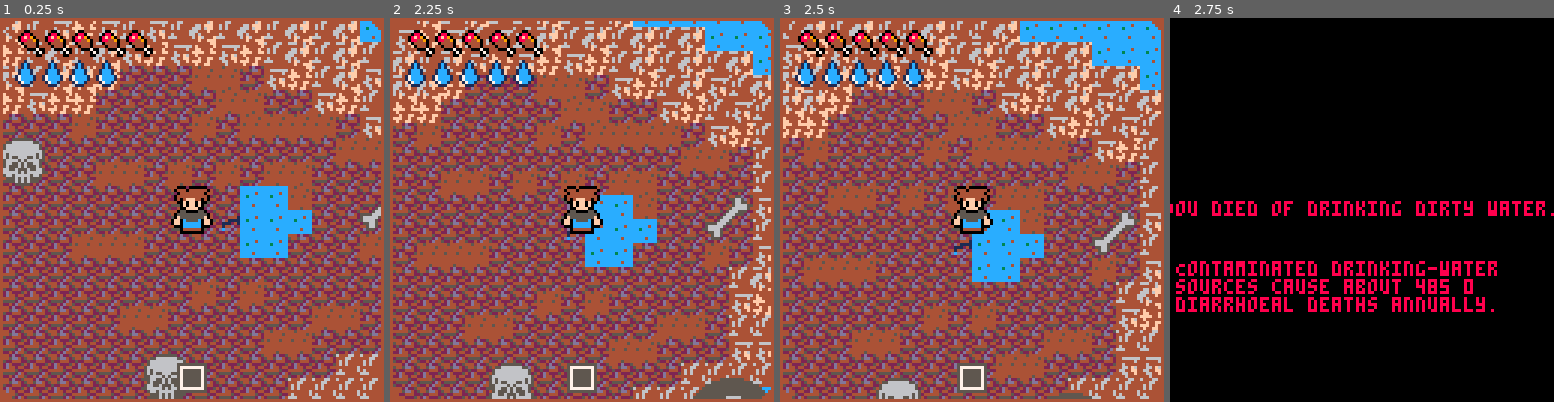
Above: before the commit, frames 1-4 (left to right).
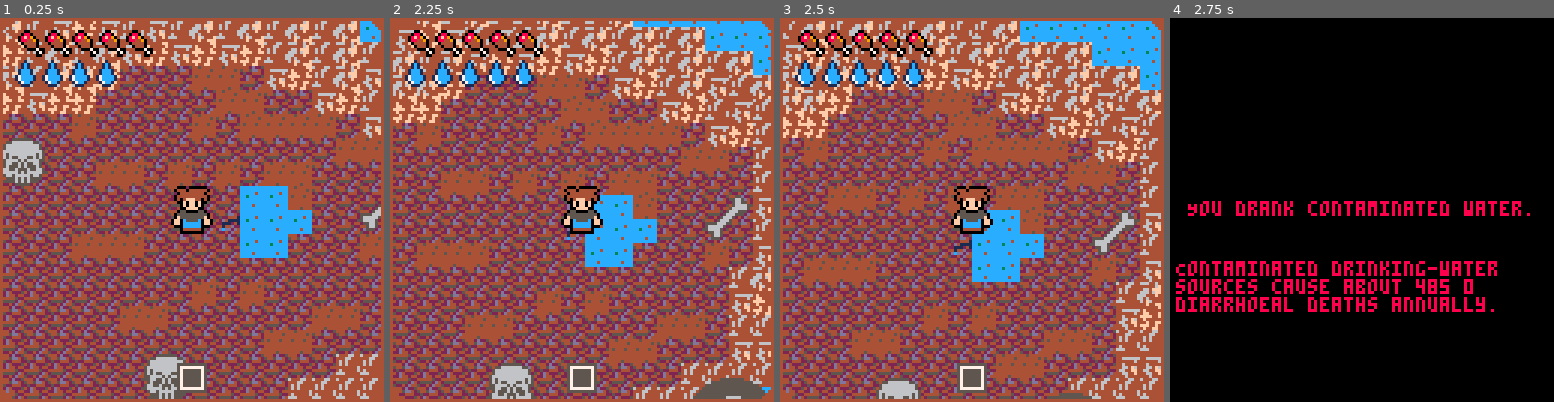
Above: after the commit, the same moments.

Repository: lucaslng/jamhacks-climatastrophe
Game: PICO-8 cartridge climate-collapse.p8
The game is run twice, just before and just after one commit, with the same random seed, the same clock (stepped at 60 frames per second) and the same inputs.
Inputs:
- Up to frame 1 (0.25 s): no input
- Up to frame 2 (2.25 s): tap O (Z key) at 0.7, 1.7, 2.1 s; hold Right 1.6-2.1 s; hold Up from 2.15 s (still down)
- Up to frame 3 (2.5 s): release Up at 2.42 s; hold Right from 2.47 s (still down)
- Up to frame 4 (2.75 s): keep holding Right; tap O (Z key) at 2.5 s

Frames 1-3 are identical in both runs. In frame 4, 1.4% of the frame differs, in the area x 0-100%, y 47-52%.

Commit message:
bad water message centered; minor string fixes

Diff:
--- a/climate-collapse.p8
+++ b/climate-collapse.p8
@@ -23,9 +23,9 @@
 -- facts are all found by ChatGPT --
 
 funFactsHunger = {
-"Undernutrition underlies 45% of all child deaths globallyヌ█⬆️about 3.1 million children under five each year.",
+"Undernutrition underlies 45% of all child deaths globally about 3.1 million children under five each year.",
 "Six million children die from hunger every year, making malnutrition the single largest contributor to child mortality.",
-"Proteinヌ█⧗energy malnutrition caused 600 000 deaths in 2010, and micronutrient deficiencies (e.g. iodine, iron) another 84 000."
+"Protein energy malnutrition caused 600 000 deaths in 2010, and micronutrient deficiencies another 84 000."
 }
 
 funFactsBadWater = {
@@ -34,12 +34,12 @@
 		"Waterborne diseases overall kill roughly 1.5 million people per year worldwide."
 }
 
-funFactsThrist = {
+funFactsThirst = {
 	"785 million people worldwide still lack even a basic drinking-water service, including 144 million who rely on untreated surface water for daily needs",
 }
 
 funFactsTornado = {
-"The US has roughly 60 tornadoヌ█…related deaths annually.",
+"The US has roughly 60 tornado related deaths annually.",
 "March 18, 1925 'Tri-State' tornado killed 695 people across Missouri, Illinois and Indiana.",
 "Deadliest tornado in world history: On April 26, 1989, a tornado in Bangladesh claimed at least 1,300 lives."
 }
@@ -272,7 +272,7 @@
 		local y = Player:cely()
 
 		if mget(x, y) == 8 then
-			die("bad water", "You died of drinking dirty water.")
+			die("bad water", "You drank contaminated water.")
 		elseif mget(x, y) == 102 then
 			Player:drink(1)
 		end
